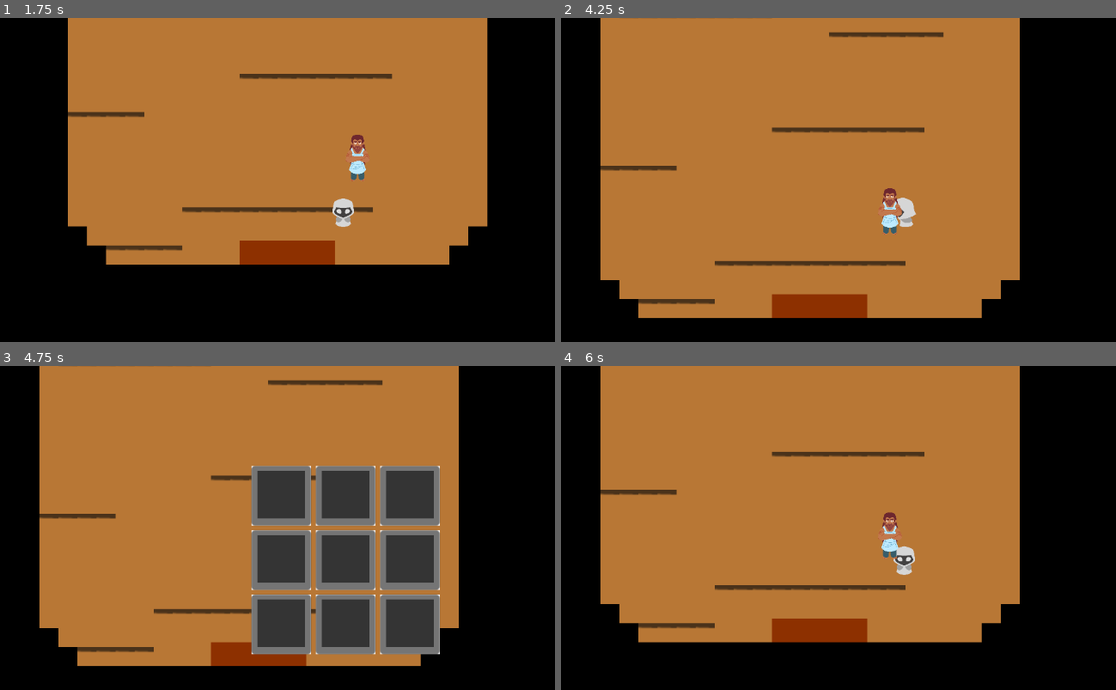
Above: before the commit, frames 1-4 (two rows, left to right).
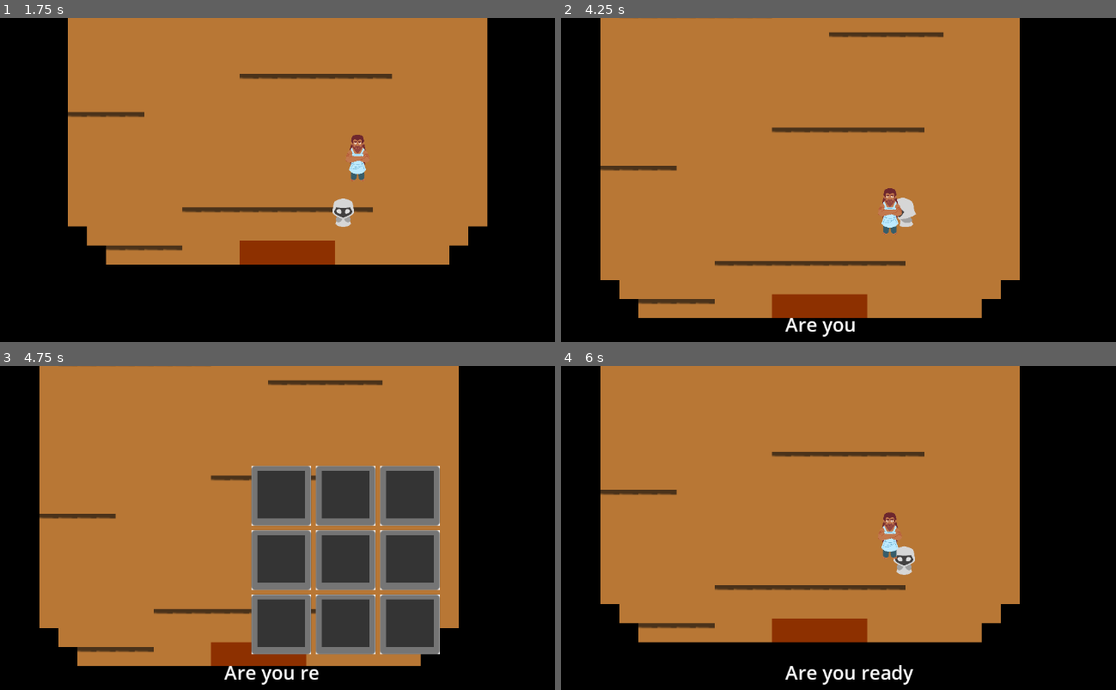
Above: after the commit, the same moments.

Repository: MeiZhen42/LightsEnd
Game: Godot game, scene res://scenes/empty_inside.tscn
Same seed, same stepped clock (60 frames per second), same inputs: the game is played once before the commit and once after it. This scene is started directly instead of the project's main scene.
Inputs (mouse positions are in pixels of both pictures, inside the frame that each line leads up to):
- Up to frame 1 (1.75 s): tap Enter (ui_accept) at 0.5, 0.77, 0.8, 1.07, 1.35, 1.52 s; move the mouse to (493, 192) at 0.52 s; hold Right (ui_right) 0.53-1.28 s; hold Q (q) 0.53-1.28 s; move the mouse to (205, 231) at 1.27 s; hold Down (ui_down) from 1.28 s (still down); tap Q (q) at 1.55 s
- Up to frame 2 (4.25 s): tap Enter (ui_accept) at 1.82, 2.3, 3.02, 3.32 s; move the mouse to (971, 124) at 2.02 s; release Down (ui_down) at 2.03 s; hold Right (ui_right) 2.03-2.78 s; hold Q (q) 2.03-2.78 s; move the mouse to (871, 286) at 2.77 s; hold Up (ui_up) 2.78-3.53 s; tap Q (q) at 2.85 s; move the mouse to (1110, 267) at 3.52 s; hold Left (ui_left) from 3.53 s (still down); hold Enter (ui_accept) from 3.53 s (still down)
- Up to frame 3 (4.75 s): keep holding Left (ui_left); move the mouse to (138, 502) at 4.27 s; release Enter (ui_accept) at 4.28 s; tap Q (q) at 4.35 s; tap Enter (ui_accept) at 4.52 s
- Up to frame 4 (6 s): tap Enter (ui_accept) at 4.82, 5.75 s; release Left (ui_left) at 5 s; click (838, 495) at 5.02 s; move the mouse to (938, 560) at 5.77 s; hold Down (ui_down) from 5.78 s (still down); hold Q (q) from 5.78 s (still down)

Frame 1 is identical in both runs. In frame 2, 0.3% of the frame differs, in the area x 40-53%, y 92-99%; in frame 3, 0.3%; in frame 4, 0.5%, in the area x 40-64%, y 92-99%.

Commit message:
Hopefully merged Mei's in (manually)

Diff:
--- a/CurrentVersion/scenes/dew_tree.tscn
+++ b/CurrentVersion/scenes/dew_tree.tscn
@@ -14,5 +14,4 @@
 [node name="CollisionShape2D" type="CollisionShape2D" parent="Area2D"]
 light_mask = 3
 position = Vector2(-4.76837e-06, 115)
-scale = Vector2(1, 1)
 shape = SubResource("RectangleShape2D_pgd36")
--- a/CurrentVersion/scenes/empty_inside.tscn
+++ b/CurrentVersion/scenes/empty_inside.tscn
@@ -25,9 +25,11 @@
 position = Vector2(99, 38)
 
 [node name="Area2D" type="Area2D" parent="."]
+z_index = 1
 script = ExtResource("2_q2rum")
 
 [node name="CollisionShape2D" type="CollisionShape2D" parent="Area2D"]
+z_index = 1
 position = Vector2(104, 118)
 shape = SubResource("RectangleShape2D_54mtf")
 
@@ -35,8 +37,6 @@
 position = Vector2(163, 40)
 
 [node name="frontDoor" type="ColorRect" parent="."]
-z_index = 1
-y_sort_enabled = true
 custom_minimum_size = Vector2(50, 20)
 offset_left = 64.0
 offset_top = 108.0
--- a/CurrentVersion/scenes/fixed_npc_text.tscn
+++ b/CurrentVersion/scenes/fixed_npc_text.tscn
@@ -24,8 +24,11 @@
 
 [node name="Area2D" type="Area2D" parent="BarOwnerOverworld"]
 position = Vector2(0, 2)
+collision_mask = 2
 
 [node name="CollisionShape2D" type="CollisionShape2D" parent="BarOwnerOverworld/Area2D"]
+z_index = 1
+y_sort_enabled = true
 position = Vector2(0, 166.75)
 shape = SubResource("RectangleShape2D_11gqd")
 
@@ -40,10 +43,10 @@
 script = ExtResource("3_jbe4k")
 
 [node name="fixedText" type="Label" parent="fixedNpcText"]
-offset_left = 20.0
-offset_top = 106.0
-offset_right = 109.0
-offset_bottom = 129.0
+offset_left = 188.0
+offset_top = 246.0
+offset_right = 277.0
+offset_bottom = 269.0
 
 [node name="options" type="Control" parent="fixedNpcText"]
 visible = false
@@ -54,18 +57,18 @@
 
 [node name="yes" type="Button" parent="fixedNpcText/options"]
 layout_mode = 0
-offset_left = 116.0
-offset_top = 73.0
-offset_right = 151.0
-offset_bottom = 104.0
+offset_left = 241.0
+offset_top = 185.0
+offset_right = 276.0
+offset_bottom = 216.0
 text = "Yes"
 
 [node name="no" type="Button" parent="fixedNpcText/options"]
 layout_mode = 0
-offset_left = 154.0
-offset_top = 73.0
-offset_right = 185.0
-offset_bottom = 104.0
+offset_left = 279.0
+offset_top = 185.0
+offset_right = 310.0
+offset_bottom = 216.0
 text = "No"
 
 [connection signal="body_entered" from="BarOwnerOverworld/Area2D" to="." method="_on_area_2d_body_entered"]
--- a/CurrentVersion/scenes/inside.tscn
+++ b/CurrentVersion/scenes/inside.tscn
@@ -1,11 +1,9 @@
-[gd_scene load_steps=10 format=3 uid="uid://dnnl58n0arfub"]
+[gd_scene load_steps=9 format=3 uid="uid://dnnl58n0arfub"]
 
 [ext_resource type="Texture2D" uid="uid://dcnygp6bhmq7j" path="res://objects/Ground_Tileset.png" id="1_2kxnl"]
 [ext_resource type="PackedScene" uid="uid://b5yyaqd5fo0q0" path="res://scenes/player.tscn" id="1_2lfv6"]
 [ext_resource type="Script" path="res://scripts/insideTavernDoor.gd" id="2_1jndm"]
-[ext_resource type="Texture2D" uid="uid://cghsntvqwxegp" path="res://objects/chest_01.png" id="2_7dvtj"]
 [ext_resource type="PackedScene" uid="uid://c6e2iw1166lkf" path="res://scenes/randomizedNPCs.tscn" id="4_rk6yg"]
-[ext_resource type="AudioStream" uid="uid://psa12l2wcngb" path="res://audio/footsteps/Wood_1.wav" id="7_8isqs"]
 [ext_resource type="PackedScene" uid="uid://c0mexgvswyv5p" path="res://scenes/fixed_npc_text.tscn" id="7_uig8n"]
 
 [sub_resource type="TileSetAtlasSource" id="TileSetAtlasSource_abb11"]
@@ -18,6 +16,9 @@
 
 [sub_resource type="TileSet" id="TileSet_0vw11"]
 sources/0 = SubResource("TileSetAtlasSource_abb11")
+
+[sub_resource type="RectangleShape2D" id="RectangleShape2D_7dpfj"]
+size = Vector2(80, 20)
 
 [node name="inside" type="TileMap"]
 y_sort_enabled = true
@@ -34,11 +35,13 @@
 position = Vector2(96, -248)
 
 [node name="Area2D" type="Area2D" parent="."]
+z_index = 1
+collision_mask = 2
 script = ExtResource("2_1jndm")
 
-[node name="Chest01" type="Sprite2D" parent="Area2D"]
-position = Vector2(100, 117)
-texture = ExtResource("2_7dvtj")
+[node name="CollisionShape2D" type="CollisionShape2D" parent="Area2D"]
+position = Vector2(104, 118)
+shape = SubResource("RectangleShape2D_7dpfj")
 
 [node name="npcItem2" parent="." instance=ExtResource("4_rk6yg")]
 position = Vector2(-24, -54)
@@ -51,7 +54,6 @@
 
 [node name="frontDoor" type="ColorRect" parent="."]
 z_index = 1
-y_sort_enabled = true
 custom_minimum_size = Vector2(50, 20)
 offset_left = 64.0
 offset_top = 108.0
@@ -62,11 +64,11 @@
 [node name="background" type="ColorRect" parent="."]
 z_index = -1
 custom_minimum_size = Vector2(1000, 1000)
-offset_left = -635.0
-offset_top = -522.0
-offset_right = 804.0
-offset_bottom = 478.0
+offset_left = -614.0
+offset_top = -502.0
+offset_right = 825.0
+offset_bottom = 498.0
 color = Color(0, 0, 0, 1)
 
-[node name="AudioStreamPlayer2D" type="AudioStreamPlayer2D" parent="."]
-stream = ExtResource("7_8isqs")
+[connection signal="body_entered" from="Area2D" to="Area2D" method="_on_body_entered"]
+[connection signal="body_exited" from="Area2D" to="Area2D" method="_on_body_exited"]
--- a/CurrentVersion/scenes/inventory_item.tscn
+++ b/CurrentVersion/scenes/inventory_item.tscn
@@ -1,9 +1,12 @@
-[gd_scene load_steps=3 format=3 uid="uid://n41rtabx74cu"]
+[gd_scene load_steps=4 format=3 uid="uid://n41rtabx74cu"]
 
 [ext_resource type="Script" path="res://scripts/inventory_item.gd" id="1_dvlk5"]
 
 [sub_resource type="RectangleShape2D" id="RectangleShape2D_g7fpi"]
-size = Vector2(333, 105.5)
+size = Vector2(410.5, 274.75)
+
+[sub_resource type="RectangleShape2D" id="RectangleShape2D_tju6c"]
+size = Vector2(333.125, 104.125)
 
 [node name="inventory_item" type="Node2D" groups=["item"]]
 visibility_layer = 2
@@ -12,18 +15,30 @@
 script = ExtResource("1_dvlk5")
 
 [node name="Sprite2D" type="Sprite2D" parent="."]
+z_index = 1
+y_sort_enabled = true
 
 [node name="Area2D" type="Area2D" parent="Sprite2D"]
 z_index = 1
 y_sort_enabled = true
-collision_mask = 3
+collision_mask = 2
 
 [node name="CollisionShape2D" type="CollisionShape2D" parent="Sprite2D/Area2D"]
-visibility_layer = 3
+visibility_layer = 2
 z_index = 1
 y_sort_enabled = true
-position = Vector2(-2.5, 98.75)
+position = Vector2(-7.75, 114.625)
 shape = SubResource("RectangleShape2D_g7fpi")
+
+[node name="StaticBody2D" type="StaticBody2D" parent="Sprite2D/Area2D"]
+z_index = 1
+y_sort_enabled = true
+collision_mask = 2
+
+[node name="CollisionShape2D" type="CollisionShape2D" parent="Sprite2D/Area2D/StaticBody2D"]
+y_sort_enabled = true
+position = Vector2(-2, 141)
+shape = SubResource("RectangleShape2D_tju6c")
 
 [connection signal="body_entered" from="Sprite2D/Area2D" to="." method="_on_area_2d_body_entered"]
 [connection signal="body_exited" from="Sprite2D/Area2D" to="." method="_on_area_2d_body_exited"]
--- a/CurrentVersion/scenes/outside.tscn
+++ b/CurrentVersion/scenes/outside.tscn
@@ -15,7 +15,6 @@
 [ext_resource type="PackedScene" uid="uid://du85h46y6o6e3" path="res://scenes/tree.tscn" id="8_shme5"]
 [ext_resource type="Texture2D" uid="uid://b8ghyh582xwhd" path="res://objects/Gemstones.png" id="10_cjddp"]
 [ext_resource type="Texture2D" uid="uid://dr6fqprm5m7ia" path="res://objects/Tavern2.png" id="10_gtwls"]
-[ext_resource type="AudioStream" uid="uid://rq6jthda5qi7" path="res://audio/footsteps/Grass_1.wav" id="12_cgmk0"]
 [ext_resource type="Texture2D" uid="uid://gw88ixbun1xd" path="res://objects/DarkTree.png" id="15_eouhm"]
 
 [sub_resource type="TileSetAtlasSource" id="TileSetAtlasSource_cggdc"]
@@ -175,9 +174,6 @@
 [node name="player" parent="." instance=ExtResource("1_ckvtk")]
 position = Vector2(120, 215)
 
-[node name="AudioStreamPlayer2D" type="AudioStreamPlayer2D" parent="player"]
-stream = ExtResource("12_cgmk0")
-
 [node name="outsideTavernDoor" type="Area2D" parent="."]
 z_index = 1
 y_sort_enabled = true
@@ -190,7 +186,7 @@
 texture = ExtResource("10_gtwls")
 
 [node name="CollisionShape2D" type="CollisionShape2D" parent="outsideTavernDoor"]
-position = Vector2(126.5, 143.78)
+position = Vector2(126, 148)
 shape = SubResource("RectangleShape2D_td24q")
 
 [node name="StaticBody2D" type="StaticBody2D" parent="outsideTavernDoor"]
--- a/CurrentVersion/scenes/randomizedNPCs.tscn
+++ b/CurrentVersion/scenes/randomizedNPCs.tscn
@@ -7,8 +7,11 @@
 [ext_resource type="Texture2D" uid="uid://dum7r6yxsxbrc" path="res://objects/Shadow.png" id="4_gi7pr"]
 [ext_resource type="PackedScene" uid="uid://dc0dk2olfwm6s" path="res://scenes/inventory_ui.tscn" id="5_yhns3"]
 
-[sub_resource type="CircleShape2D" id="CircleShape2D_drqwj"]
-radius = 22.2057
+[sub_resource type="RectangleShape2D" id="RectangleShape2D_tfk7v"]
+size = Vector2(376.25, 186.25)
+
+[sub_resource type="RectangleShape2D" id="RectangleShape2D_gm1jb"]
+size = Vector2(530, 395)
 
 [node name="npcItem" type="Node2D" groups=["npc"]]
 z_index = 1
@@ -23,37 +26,36 @@
 script = ExtResource("2_rmjtu")
 
 [node name="Slime-icon" type="Sprite2D" parent="fixedNPCs"]
-visible = false
-position = Vector2(-1, -7.03562)
-scale = Vector2(0.1, 0.101)
+position = Vector2(-1, -27.0356)
+scale = Vector2(3, 3.03)
 texture = ExtResource("4_gi7pr")
 
 [node name="Area2D" type="Area2D" parent="fixedNPCs"]
-visible = false
-collision_mask = 2
-
-[node name="Label" type="Label" parent="fixedNPCs/Area2D"]
-visible = false
-offset_right = 40.0
-offset_bottom = 23.0
-text = "cured"
+collision_mask = 3
 
 [node name="StaticBody2D" type="StaticBody2D" parent="fixedNPCs/Area2D"]
 
 [node name="CollisionShape2D" type="CollisionShape2D" parent="fixedNPCs/Area2D/StaticBody2D"]
 z_index = 1
 y_sort_enabled = true
-shape = SubResource("CircleShape2D_drqwj")
+position = Vector2(0, 280)
+shape = SubResource("RectangleShape2D_tfk7v")
+
+[node name="CollisionShape2D" type="CollisionShape2D" parent="fixedNPCs/Area2D"]
+visibility_layer = 2
+z_index = 1
+y_sort_enabled = true
+position = Vector2(15, 282.5)
+shape = SubResource("RectangleShape2D_gm1jb")
 
 [node name="cutScene" type="CanvasLayer" parent="."]
-visible = false
 script = ExtResource("4_ap5d4")
 
 [node name="fixedText" type="Label" parent="cutScene"]
-offset_left = 50.0
-offset_top = 105.0
-offset_right = 139.0
-offset_bottom = 128.0
+offset_left = 188.0
+offset_top = 246.0
+offset_right = 277.0
+offset_bottom = 269.0
 horizontal_alignment = 1
 
 [node name="options" type="Control" parent="cutScene"]
@@ -65,18 +67,18 @@
 
 [node name="yes" type="Button" parent="cutScene/options"]
 layout_mode = 0
-offset_left = 125.0
-offset_top = 65.0
-offset_right = 160.0
-offset_bottom = 96.0
+offset_left = 185.0
+offset_top = 215.0
+offset_right = 220.0
+offset_bottom = 246.0
 text = "Yes"
 
 [node name="no" type="Button" parent="cutScene/options"]
 layout_mode = 0
-offset_left = 174.0
-offset_top = 65.0
-offset_right = 205.0
-offset_bottom = 96.0
+offset_left = 234.0
+offset_top = 215.0
+offset_right = 265.0
+offset_bottom = 246.0
 text = "No"
 
 [node name="inventoryUI" type="CanvasLayer" parent="cutScene"]
--- a/CurrentVersion/scripts/fixedNpcText.gd
+++ b/CurrentVersion/scripts/fixedNpcText.gd
@@ -6,13 +6,14 @@
 
 
 func type(text):
-	label.visible_ratio = 0
-	label.text = text
-	var tween = create_tween()
-	# speed of text showing on scene
-	tween.tween_property(label, "visible_ratio", 1, 1)
-	#if "you" in text:
-		#tween.tween_callback(show_options)
+	if $options.visible == false:
+		label.visible_ratio = 0
+		label.text = text
+		var tween = create_tween()
+		# speed of text showing on scene
+		tween.tween_property(label, "visible_ratio", 1, 1)
+		if "you" in text:
+			tween.tween_callback(show_options)
 
 
 func show_options():
@@ -21,10 +22,10 @@
 
 func _on_yes_pressed():
 	type("")
-	get_node("options").hide()
+	#get_node("options").hide()
 	if get_tree().current_scene.name == "empty_inside":
 		get_tree().change_scene_to_file("res://scenes/inside.tscn")
-	else:
+	elif get_tree().current_scene.name == "inside":
 		get_tree().change_scene_to_file("res://scenes/outside.tscn")
 
 
@@ -33,3 +34,4 @@
 func _on_no_pressed():
 	type("Alright then.")
 	get_node("options").hide()
+	self.visible = false
--- a/CurrentVersion/scripts/fixed_npc_text.gd
+++ b/CurrentVersion/scripts/fixed_npc_text.gd
@@ -42,6 +42,7 @@
 		area_active = true
 		player_in_range = true
 		Global.npc_in_range = true
+		$fixedNpcText.type(" ")
 		$fixedNpcText.visible = true
 
 
@@ -52,3 +53,4 @@
 		Global.npc_in_range = true
 		$fixedNpcText.visible = false
 		$fixedNpcText.type(" ")
+		$fixedNpcText/options.visible = false
--- a/CurrentVersion/scripts/insideTavernDoor.gd
+++ b/CurrentVersion/scripts/insideTavernDoor.gd
@@ -15,4 +15,3 @@
 	if entered == true:
 		if Input.is_action_just_pressed("ui_accept"):
 			get_tree().change_scene_to_file("res://scenes/outside.tscn")
-	# entered == false
--- a/CurrentVersion/scripts/randomizedNPCs.gd
+++ b/CurrentVersion/scripts/randomizedNPCs.gd
@@ -48,11 +48,11 @@
 
 		if rand_sprite == effectNum and $"Slime-icon".visible == true:
 			print(str("Positive effect for rock ", effectNum))
-			msgToType = "Thank you."
+			msgToType = "I feel much better. Thank you"
 			$"Slime-icon".hide()
 		else:
 			print("Wrong potion")
-			msgToType = "Wrong potion."
+			msgToType = "I don't feel any different"
 
 		if(node != null):
 			node.type(msgToType)
Not shown: 1 places in CurrentVersion/scenes/outside.tscn that only renumber resources
Not shown: 1 places in CurrentVersion/scenes/randomizedNPCs.tscn that only renumber resources
